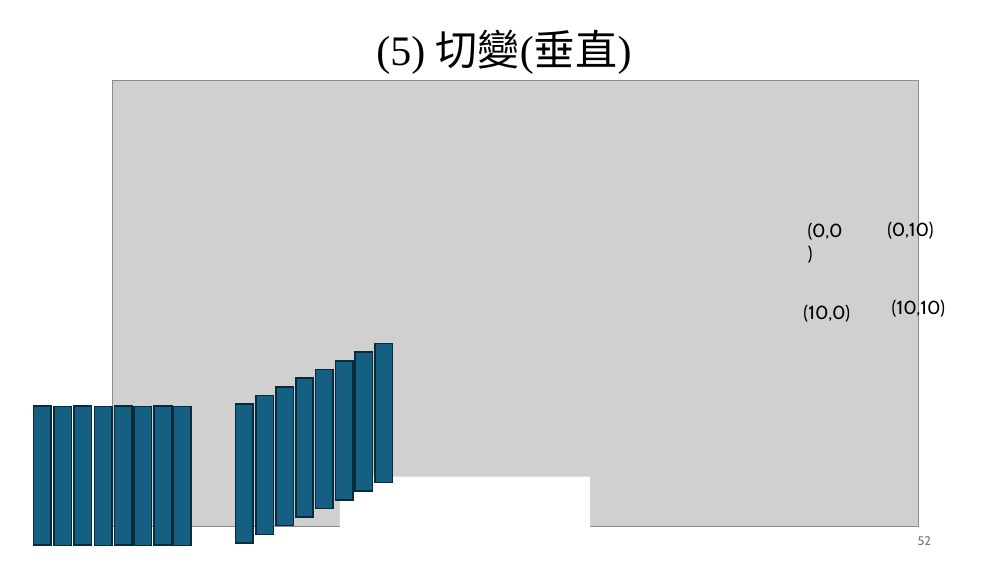
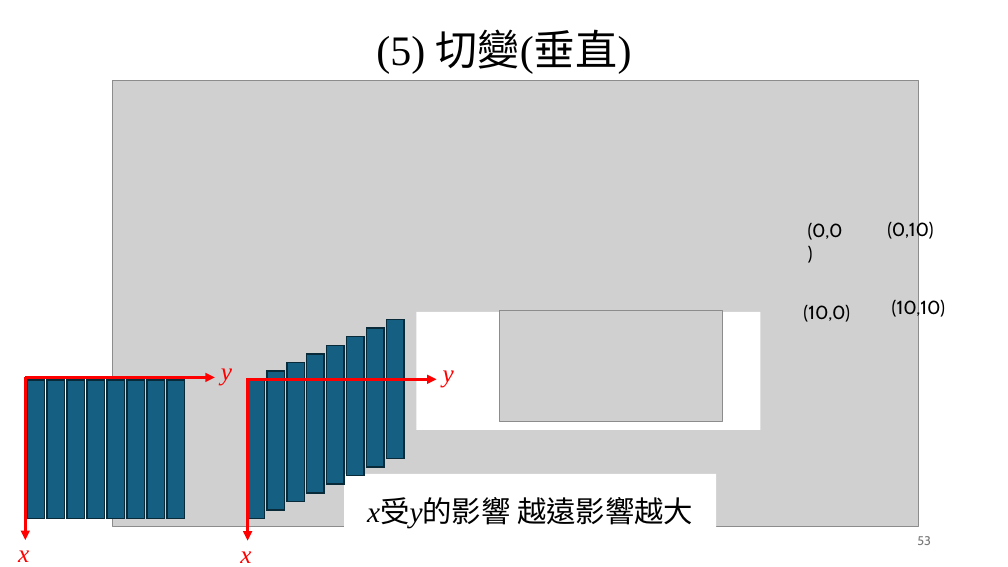
Before and after one commit to TamKangAI/ImageProcessing, a slide deck: slide 53 of 02_數位影像基礎/02_數位影像基礎.pptx (slide 52 before the commit). Drawn at 1008x567 pixels with LibreOffice and Linux fonts; fonts in the diff are those of the drawing; grey boxes stand for pictures. Boxes give left, top, right and bottom in pixels: in the first picture for what was removed or moved away, otherwise in the second. Text is boxed around its words. In the diff, an @@ line names an element or a change of style, - is before the commit and + after.

```diff
--- a/02_數位影像基礎/02_數位影像基礎.pptx
+++ b/02_數位影像基礎/02_數位影像基礎.pptx
@@ 8 rectangles moved together from (x1=236, y1=344, x2=392, y2=543) to (x1=247, y1=320, x2=404, y2=519) @@
@@ rectangle added at (x1=417, y1=312, x2=761, y2=430), fill #FFFFFF @@
@@ picture added at (x1=500, y1=310, x2=723, y2=421) @@
@@ arrow added from (25, 377) to (25, 540), #FF0000 3 pt @@
@@ arrow added from (25, 377) to (215, 377), #FF0000 3 pt @@
@@ rectangle moved from (x1=95, y1=407, x2=112, y2=546) to (x1=87, y1=380, x2=104, y2=519) @@
@@ rectangle moved from (x1=115, y1=406, x2=132, y2=545) to (x1=107, y1=380, x2=124, y2=519) @@
@@ 6 rectangles moved together from (x1=33, y1=406, x2=191, y2=546) to (x1=26, y1=380, x2=185, y2=519) @@
@@ text added at (x1=221, y1=368, x2=232, y2=386), 24 pt, text #FF0000, italic @@
+y
@@ arrow added from (247, 380) to (436, 380), #FF0000 3 pt @@
@@ arrow added from (248, 378) to (248, 541), #FF0000 3 pt @@
@@ text added at (x1=443, y1=370, x2=454, y2=388), 24 pt, text #FF0000, italic @@
+y
@@ rectangle "x受y的影響 越遠影響越大" resized from (x1=340, y1=476, x2=590, y2=550) to (x1=344, y1=474, x2=716, y2=547) @@
@@ text in rectangle at (x1=367, y1=497, x2=693, y2=528): text added @@
+x受y的影響 越遠影響越大
@@ page number at (x1=917, y1=536, x2=931, y2=545): text changed @@
-52
+53
@@ text added at (x1=18, y1=550, x2=29, y2=562), 24 pt, text #FF0000, italic @@
+x
@@ text added at (x1=240, y1=551, x2=251, y2=563), 24 pt, text #FF0000, italic @@
+x
```
Also in this commit, not shown: 8 other slides changed, 5 slides added, 3 other files.
